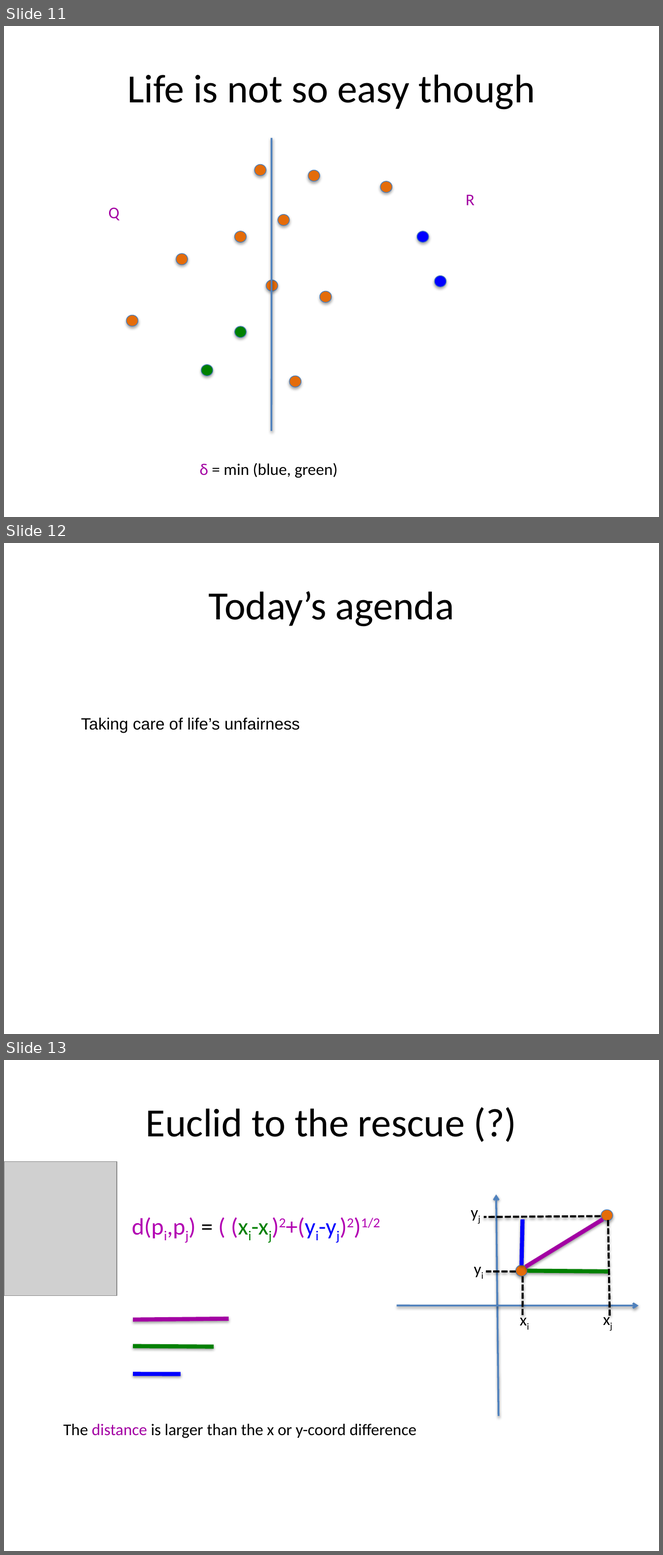
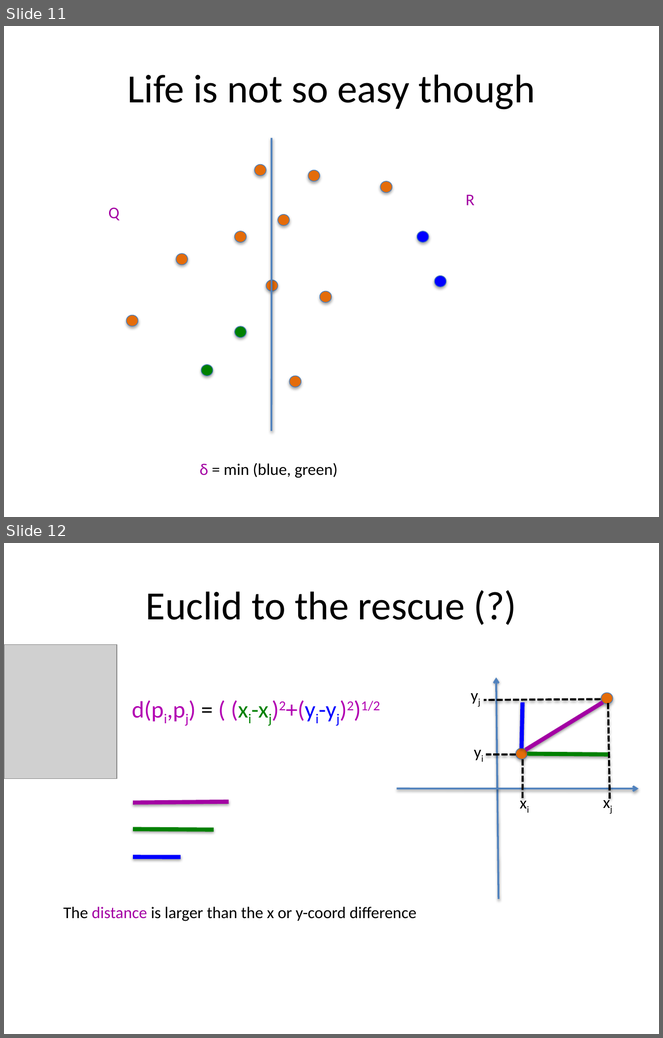
Before and after one commit to jessehartloff/Education, a slide deck: content/u18/cse331/media/slides/closestPoints.pptx. Shown one above the other, each under a label of ours: slides 11, 12 and 13 before the commit, slides 11 and 12 after it. The pictures are 663x1555 and 663x1038 pixels, drawn with LibreOffice and Linux fonts; fonts in the diff are those of the drawing; grey boxes stand for pictures. Boxes give left, top, right and bottom in pixels: in the first picture for what was removed or moved away, otherwise in the second. Text is boxed around its words. In the diff, an @@ line names an element or a change of style, - is before the commit and + after.

```diff
--- a/content/u18/cse331/media/slides/closestPoints.pptx
+++ b/content/u18/cse331/media/slides/closestPoints.pptx
@@ slide 12 removed at bbox=[4, 543, 659, 1034], background #FFFFFF @@
@@ title removed at bbox=[208, 591, 455, 627] @@
-Today’s agenda
@@ text removed at bbox=[81, 718, 300, 733] @@
-Taking care of life’s unfairness
@@ what was slide 13 is now slide 12 @@
```
Also in this commit, not shown: 1 slide changed, 2 other files.
